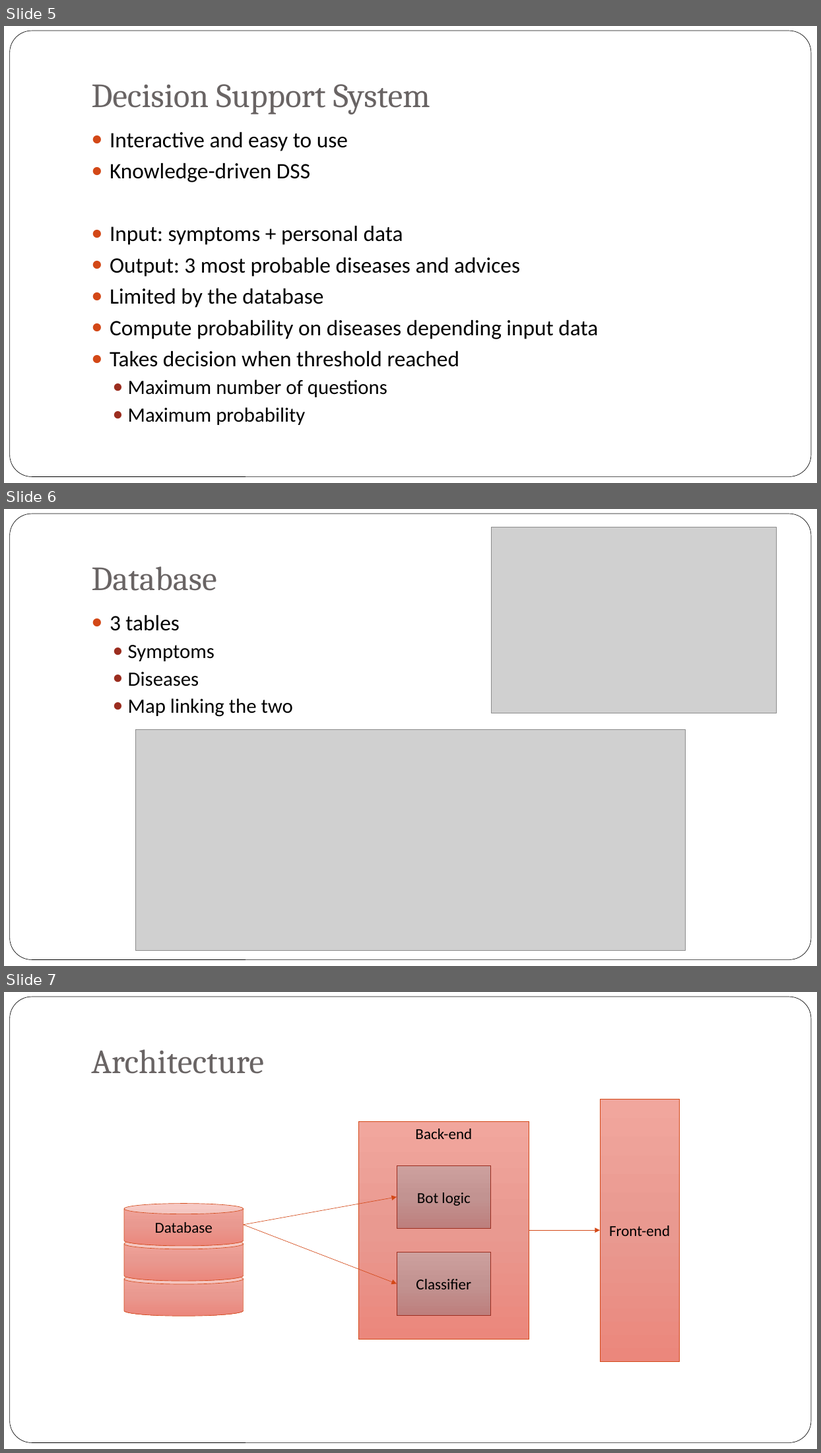
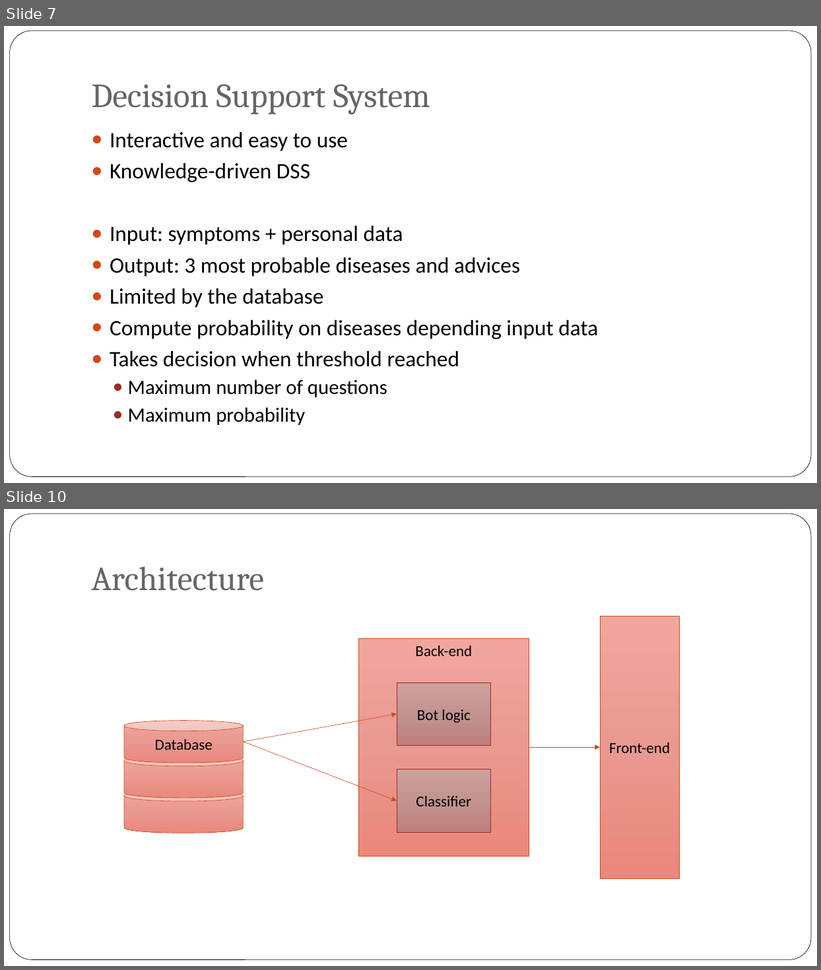
Before and after one commit to rsasov/DecisionSupportSystems, a slide deck: Health_Care_Bot.pptx. Shown one above the other, each under a label of ours: slides 5, 6 and 7 before the commit, slides 7 and 10 after it; the slides between them are not shown. The pictures are 821x1453 and 821x970 pixels, drawn with LibreOffice and Linux fonts; fonts in the diff are those of the drawing; grey boxes stand for pictures; background and template pictures are left out. Boxes give left, top, right and bottom in pixels: in the first picture for what was removed or moved away, otherwise in the second. Text is boxed around its words. In the diff, an @@ line names an element or a change of style, - is before the commit and + after.

```diff
--- a/Health_Care_Bot.pptx
+++ b/Health_Care_Bot.pptx
@@ slide 6 removed at box(4, 509, 817, 966), background picture (left out); not listed: 1 template element that a slide beside it also shows @@
@@ picture removed at box(491, 527, 776, 714) @@
@@ title removed at box(91, 566, 217, 591) @@
-Database
@@ text removed at box(110, 615, 293, 717) @@
-● 3 tables
-  ● Symptoms
-  ● Diseases
-  ● Map linking the two
@@ picture removed at box(136, 730, 685, 951) @@
@@ what was slide 5 is now slide 7 @@
@@ what was slide 7 is now slide 10 @@
```
Also in this commit, not shown: 3 slides changed, 5 slides added.
